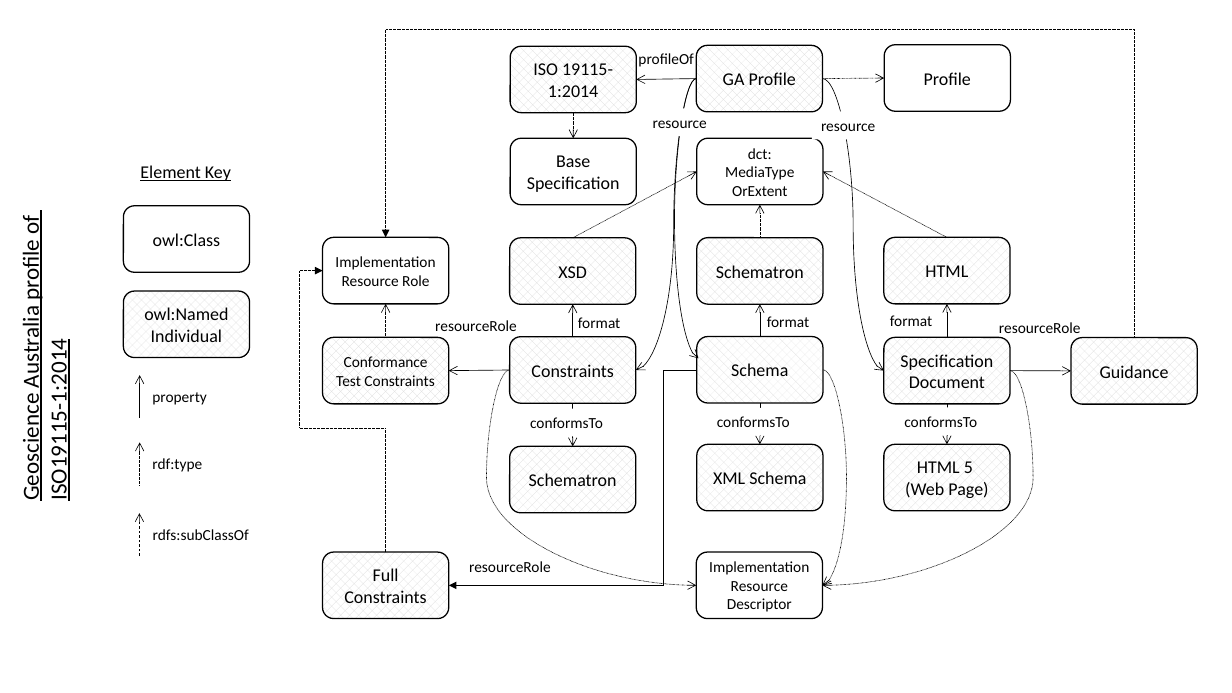
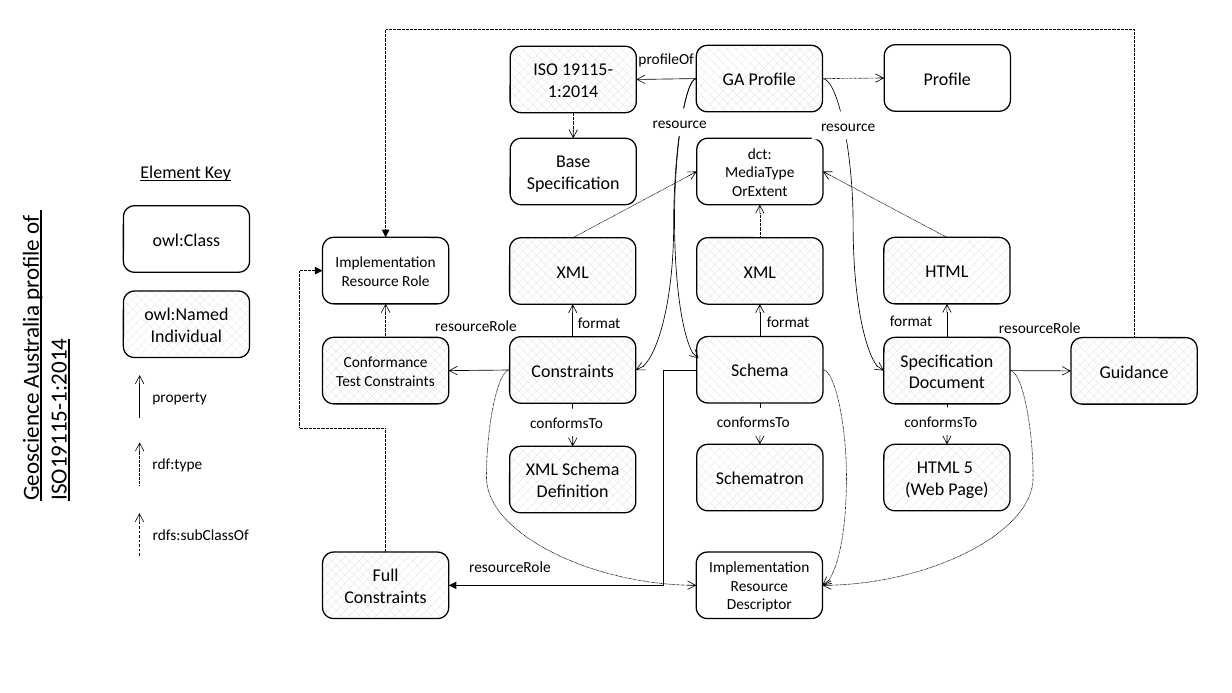
Before and after one commit to w3c/dxwg, a slide deck: slide 4 of profiledesc/profiledesc-diagrams.pptx. Drawn at 1232x693 pixels with LibreOffice and Linux fonts; fonts in the diff are those of the drawing. Boxes give left, top, right and bottom in pixels: in the first picture for what was removed or moved away, otherwise in the second. Text is boxed around its words. In the diff, an @@ line names an element or a change of style, - is before the commit and + after.

```diff
--- a/profiledesc/profiledesc-diagrams.pptx
+++ b/profiledesc/profiledesc-diagrams.pptx
@@ text in rounded rectangle at [557, 266, 589, 278]: text changed @@
-XSD
+XML
@@ text in rounded rectangle at [744, 266, 776, 278]: text changed @@
-Schematron
+XML
@@ text in rounded rectangle at [526, 462, 619, 497]: text changed @@
-Schematron
+XML Schema Definition
@@ text in rounded rectangle at [716, 471, 804, 484]: text changed @@
-XML Schema
+Schematron
```
Also in this commit, not shown: 1 other file.
